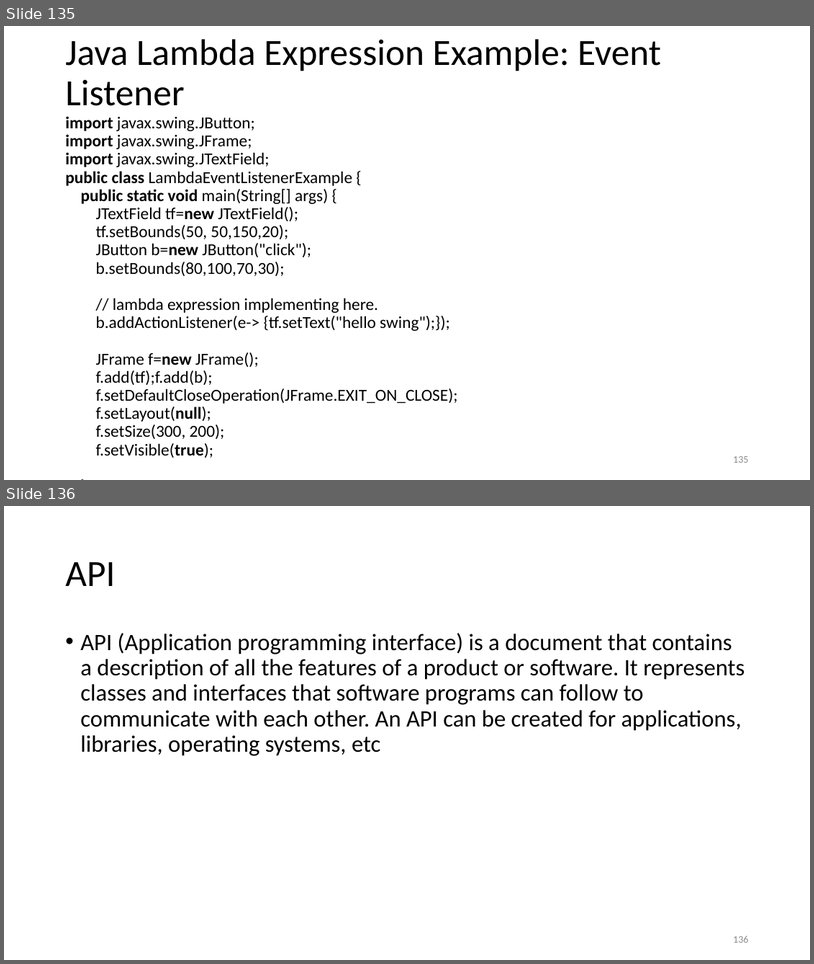
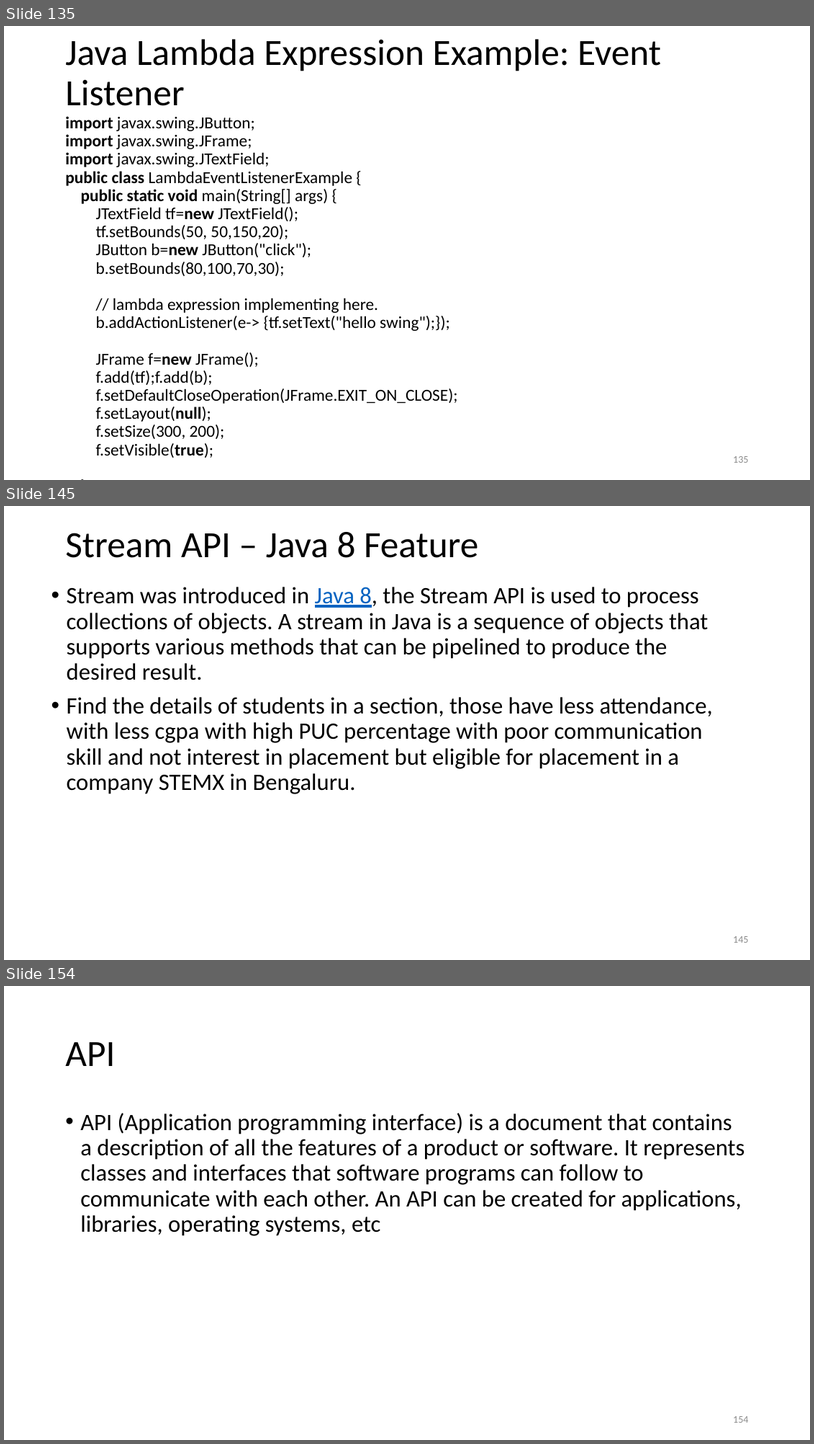
Before and after one commit to suniljeevan/JAVA-FULLSTACK-DEVELOPMENT-2026, a slide deck: COURSE MATERIALS/Module-1 CSE3427.pptx. Shown one above the other, each under a label of ours: slides 135 and 136 before the commit, slides 135, 145 and 154 after it; the slides between them are not shown. The pictures are 814x964 and 814x1444 pixels, drawn with LibreOffice and Linux fonts; fonts in the diff are those of the drawing; background and template pictures are left out. Boxes give left, top, right and bottom in pixels: in the first picture for what was removed or moved away, otherwise in the second. Text is boxed around its words. In the diff, an @@ line names an element or a change of style, - is before the commit and + after.

```diff
--- a/COURSE MATERIALS/Module-1 CSE3427.pptx
+++ b/COURSE MATERIALS/Module-1 CSE3427.pptx
@@ slide 145 added at <box>4,506,810,960</box>, background #FFFFFF @@
@@ title added at <box>65,532,478,558</box>, 44 pt, text #000000 @@
+Stream API – Java 8 Feature
@@ text added at <box>67,587,713,794</box>, 28 pt, text #000000 @@
+• Stream was introduced in Java 8, the Stream API is used to process collections of objects. A stream in Java is a sequence of objects that supports various methods that can be pipelined to produce the desired result.
+• Find the details of students in a section, those have less attendance, with less cgpa with high PUC percentage with poor communication skill and not interest in placement but eligible for placement in a company STEMX in Bengaluru.
@@ page number added at <box>733,936,748,942</box>, 12 pt, text #8C8C8C @@
+145
@@ what was slide 136 is now slide 154 @@
@@ page number at <box>733,1416,748,1422</box>: text changed @@
-136
+154
```
Also in this commit, not shown: 1 slide changed, 17 other slides added.
